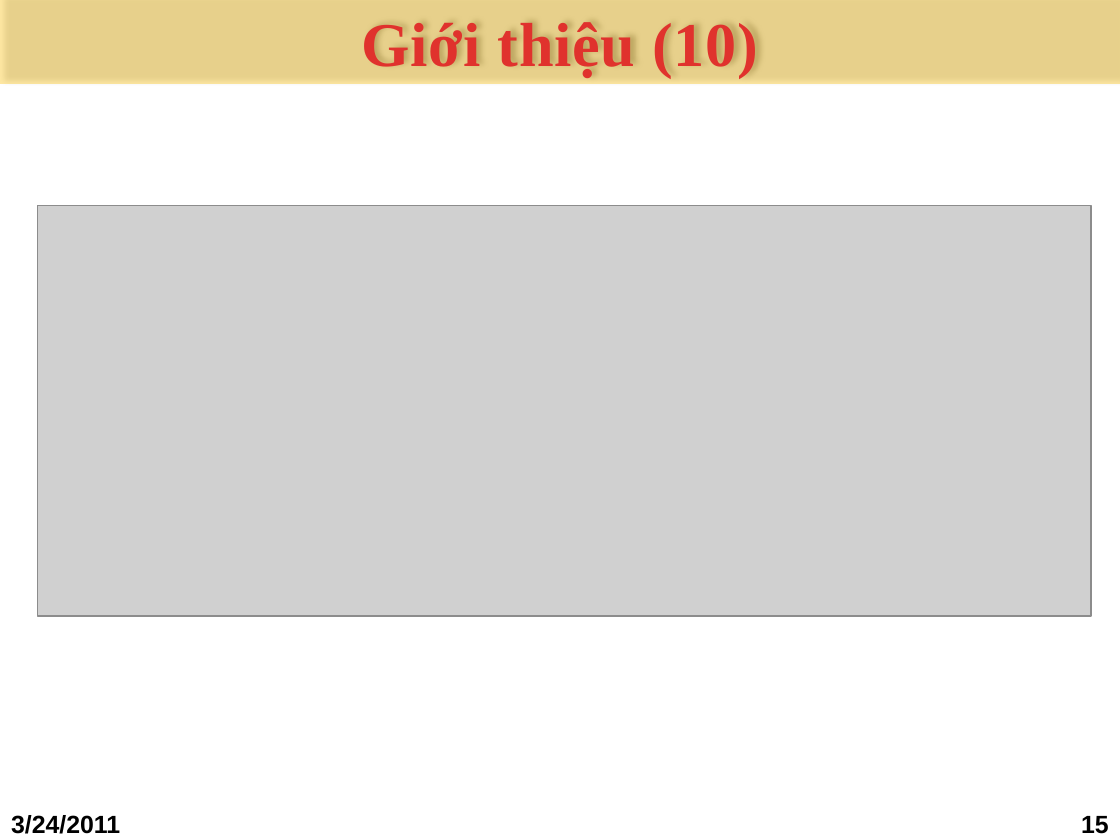
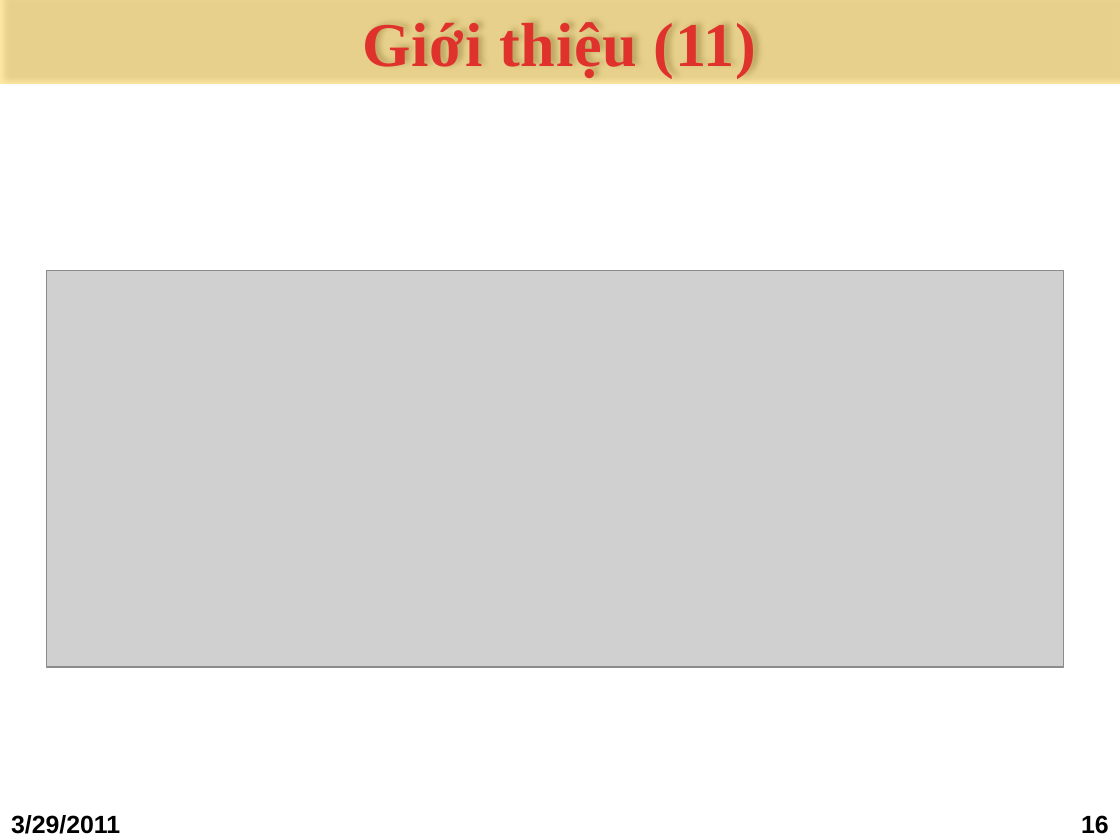
Before and after one commit to bomong/steganography-khtn-2011, a slide deck: slide 16 of Seminar DFT/1.Bao cao/_ADL_DFT(draft).pptx (slide 15 before the commit). Drawn at 1120x840 pixels with LibreOffice and Linux fonts; fonts in the diff are those of the drawing; grey boxes stand for pictures; background and template pictures are left out. Boxes give left, top, right and bottom in pixels: in the first picture for what was removed or moved away, otherwise in the second. Text is boxed around its words. In the diff, an @@ line names an element or a change of style, - is before the commit and + after.

```diff
--- a/Seminar DFT/1.Bao cao/_ADL_DFT(draft).pptx
+++ b/Seminar DFT/1.Bao cao/_ADL_DFT(draft).pptx
@@ title at (363, 22, 756, 78): text changed @@
-Giới thiệu (10)
+Giới thiệu (11)
@@ picture: place and size @@
-picture at (37, 205, 1091, 616)
+picture at (47, 271, 1064, 668)
@@ text at (11, 815, 120, 834): text changed @@
-3/24/2011
+3/29/2011
@@ page number at (1081, 815, 1109, 834): text changed @@
-15
+16
```
Also in this commit, not shown: 27 other slides changed, 19 slides added, 15 other files.
